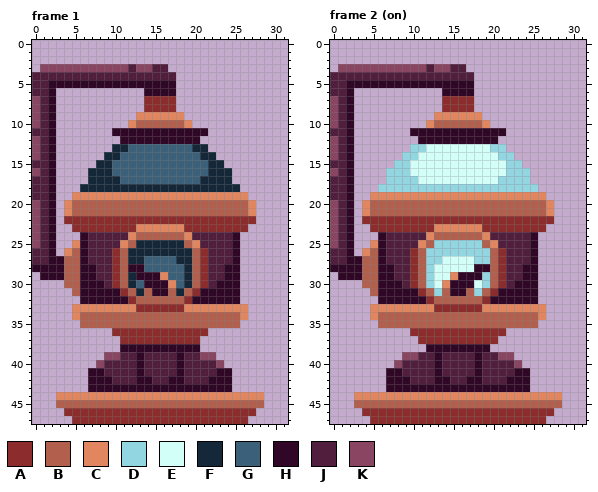
Two states of a pixel-art file, Assets/Mechanics/freezer.aseprite. The first picture shows the starting point.
32x48 pixels, 3 frames. Shown: frame 1, frame 2 (on). The commit also changed other frames, which this record leaves out.
Visible layers, top first: "Needle", "Frame", "Dome".
Palette (. is transparent): A #8c2c2c  B #b35f4d  C #e2865f  D #92d6e2  E #d2fff8  F #15283a  G #3b6079  H #310727  J #521e3d  K #894562
Pixels before, frame 1, first column x 0:
 3 .KKKKKKKKKKKJKKJJ............
 4 JJJJJJJJJJJJJJJJJJ...........
 5 JJHHHHHHHHHHHHHHHH...........
 6 JJH...........HHHH...........
 7 KJH...........AAAA...........
 8 KJH...........AAAA...........
 9 KJH..........CCCCCC..........
10 KJH.........CBBBBBBC.........
11 JJH.......HHHHHHHHHHHH.......
12 KJH........HHHHHHHHHH........
13 KJH.......FFGGGGGGGGFF.......
14 KJH......FFGGGGGGGGGGFF......
15 JJH.....FFGGGGGGGGGGGGFF.....
16 KJH....FFFGGGGGGGGGGGGFFF....
17 JJH....FFFFGGGGGGGGGGFFFF....
18 JJH...FFFFFFFFFFFFFFFFFFFF...
19 JJH..CCCCCCCCCCCCCCCCCCCCCC..
20 KJH.CBBBBBBBBBBBBBBBBBBBBBBC.
21 KJH.CBBBBBBBBBBBBBBBBBBBBBBC.
22 KJH.AAAAAAAAAAAAAAAAAAAAAAAA.
23 KJH..AAAAAAAACCCCCCAAAAAAAA..
24 KJH...HJJJJJCBBBBBBCJJJJJH...
25 KJH..CHJJJJCBFFFFFFBCJJJJH...
26 JJH.CBHJJJABFFFFFFFFBAJJJH...
27 JJHHBBHJJJABFFGGGGFFBAJJJH...
28 HHHHBBHHJJABHHGGGGGFBAJJHH...
29 .HHHBBHHJJABFHHHCGGFBAJJHH...
30 ....BBHHHJABFGHHHCGFBAJHHH...
31 .....BHHHHHABFBHHBFBAHHHHH...
32 ......HHHHHHABBBBBBAHHHHHH...
33 .....CCCCCCCCAAAAAACCCCCCCC..
34 .....CBBBBBBBBBBBBBBBBBBBBC..
35 ......BBBBBBBBBBBBBBBBBBBB...
36 ..........AAAAAAAAAAAA.......
37 ...........AAAAAAAAAA........
38 ...........HHHHHHHHHH........
39 .........KKJJHJJJJHJJKK......
40 ........KJJJJHJJJJHJJJJK.....
41 .......HHJJJJHJJJJHJJJJHH....
42 .......HHHJJJHHJJHHJJJHHH....
43 .......HHHHHHHHHHHHHHHHHH....
44 ...CCCCCCCCCCCCCCCCCCCCCCCCCC
45 ...BBBBBBBBBBBBBBBBBBBBBBBBBB
46 ....AAAAAAAAAAAAAAAAAAAAAAAA.
47 .....AAAAAAAAAAAAAAAAAAAAAA..
Pixels before, frame 2 (on), first column x 0:
 3 .KKKKKKKKKKKJKKJJ............
 4 JJJJJJJJJJJJJJJJJJ...........
 5 JJHHHHHHHHHHHHHHHH...........
 6 JJH...........HHHH...........
 7 KJH...........AAAA...........
 8 KJH...........AAAA...........
 9 KJH..........CCCCCC..........
10 KJH.........CBBBBBBC.........
11 JJH.......HHHHHHHHHHHH.......
12 KJH........HHHHHHHHHH........
13 KJH.......DDEEEEEEEEDD.......
14 KJH......DDEEEEEEEEEEDD......
15 JJH.....DDEEEEEEEEEEEEDD.....
16 KJH....DDDEEEEEEEEEEEEDDD....
17 JJH....DDDDEEEEEEEEEEDDDD....
18 JJH...DDDDDDDDDDDDDDDDDDDD...
19 JJH..CCCCCCCCCCCCCCCCCCCCCC..
20 KJH.CBBBBBBBBBBBBBBBBBBBBBBC.
21 KJH.CBBBBBBBBBBBBBBBBBBBBBBC.
22 KJH.AAAAAAAAAAAAAAAAAAAAAAAA.
23 KJH..AAAAAAAACCCCCCAAAAAAAA..
24 KJH...HJJJJJCBBBBBBCJJJJJH...
25 KJH..CHJJJJCBDDDDDDBCJJJJH...
26 JJH.CBHJJJABDDDDDDDDBAJJJH...
27 JJHHBBHJJJABDDEEEEDDBAJJJH...
28 HHHHBBHHJJABDEEEEEHHBAJJHH...
29 .HHHBBHHJJABDEECHHHDBAJJHH...
30 ....BBHHHJABDECHHHEDBAJHHH...
31 .....BHHHHHABDBHHBDBAHHHHH...
32 ......HHHHHHABBBBBBAHHHHHH...
33 .....CCCCCCCCAAAAAACCCCCCCC..
34 .....CBBBBBBBBBBBBBBBBBBBBC..
35 ......BBBBBBBBBBBBBBBBBBBB...
36 ..........AAAAAAAAAAAA.......
37 ...........AAAAAAAAAA........
38 ............HHHHHHHH.........
39 .........KKJJHJJJJHJJKK......
40 ........KJJJJHJJJJHJJJJK.....
41 .......HHJJJJHJJJJHJJJJHH....
42 .......HHHJJJHHJJHHJJJHHH....
43 .......HHHHHHHHHHHHHHHHHH....
44 ...CCCCCCCCCCCCCCCCCCCCCCCCCC
45 ...BBBBBBBBBBBBBBBBBBBBBBBBBB
46 ....AAAAAAAAAAAAAAAAAAAAAAAA.
47 .....AAAAAAAAAAAAAAAAAAAAAA..
And afterwards:
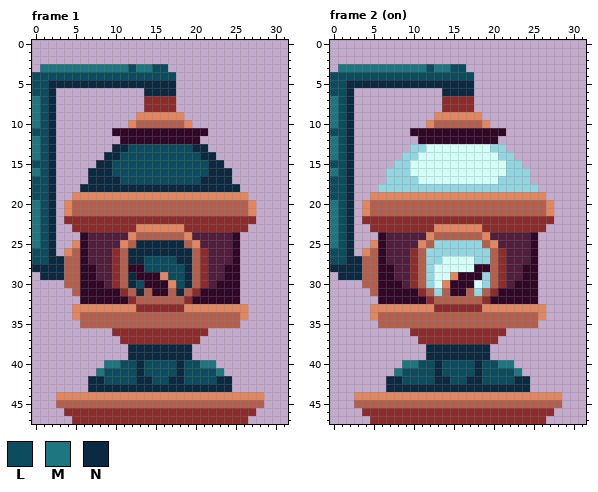
Colours new in this view: L #0b4c5e  M #1d7680  N #0b2940
The exact change:
Changed rows in their new state; - is an unchanged pixel.
Frame 1, layers "Frame", "Dome":
first column x 0:
 3 -MMMMMMMMMMMLMMLL---------
 4 LLLLLLLLLLLLLLLLLL--------
 5 LLNNNNNNNNNNNNNNNN--------
 6 LLN-----------NNNN--------
 7 MLN-----------------------
 8 MLN-----------------------
 9 MLN-----------------------
10 MLN-----------------------
11 LLN-----------------------
12 MLN-----------------------
13 MLN-------NNLLLLLLLLNN----
14 MLN------NNLLLLLLLLLLNN---
15 LLN-----NNLLLLLLLLLLLLNN--
16 MLN----NNNLLLLLLLLLLLLNNN-
17 LLN----NNNNLLLLLLLLLLNNNN-
18 LLN---NNNNNNNNNNNNNNNNNNNN
19 LLN-----------------------
20 MLN-----------------------
21 MLN-----------------------
22 MLN-----------------------
23 MLN-----------------------
24 MLN-----------------------
25 MLN----------NNNNNN-------
26 LLN---------NNNNNNNN------
27 LLNN--------NNLLLLNN------
28 NNNN----------LLLLLN------
29 -NNN--------N----LLN------
30 ------------NL----LN------
first column x 7:
38 ----.NNNNNNNN.----
39 --...NNNNNNNN...--
40 -.MMLLNLLLLNLLMM.-
41 .MLLLLNLLLLNLLLLM.
42 NNLLLLNNLLNNLLLLNN
43 NNNNNNNNNNNNNNNNNN
Frame 2 (on), layer "Frame":
first column x 0:
 3 -MMMMMMMMMMMLMMLL-
 4 LLLLLLLLLLLLLLLLLL
 5 LLNNNNNNNNNNNNNNNN
 6 LLN-----------NNNN
 7 MLN---------------
 8 MLN---------------
 9 MLN---------------
10 MLN---------------
11 LLN---------------
12 MLN---------------
13 MLN---------------
14 MLN---------------
15 LLN---------------
16 MLN---------------
17 LLN---------------
18 LLN---------------
19 LLN---------------
20 MLN---------------
21 MLN---------------
22 MLN---------------
23 MLN---------------
24 MLN---------------
25 MLN---------------
26 LLN---------------
27 LLNN--------------
28 NNNN--------------
29 -NNN--------------
first column x 7:
38 -----NNNNNNNN-----
39 --...NNNNNNNN...--
40 -.MMLLNLLLLNLLMM.-
41 .MLLLLNLLLLNLLLLM.
42 NNLLLLNNLLNNLLLLNN
43 NNNNNNNNNNNNNNNNNN
